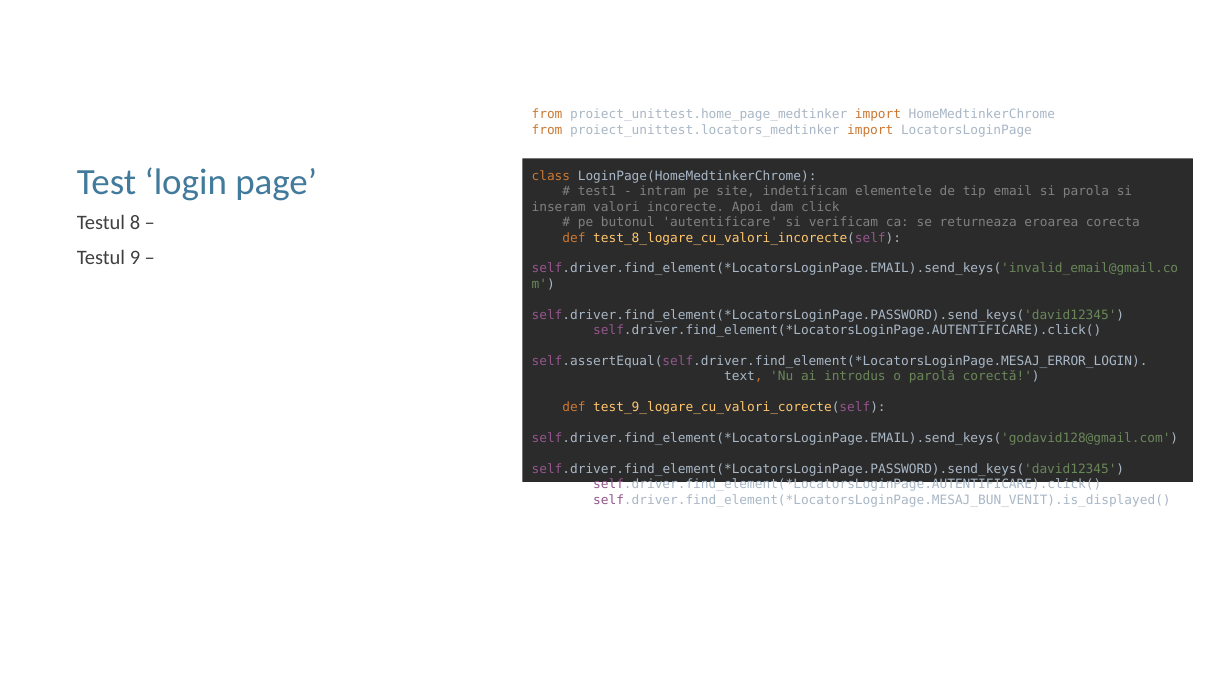
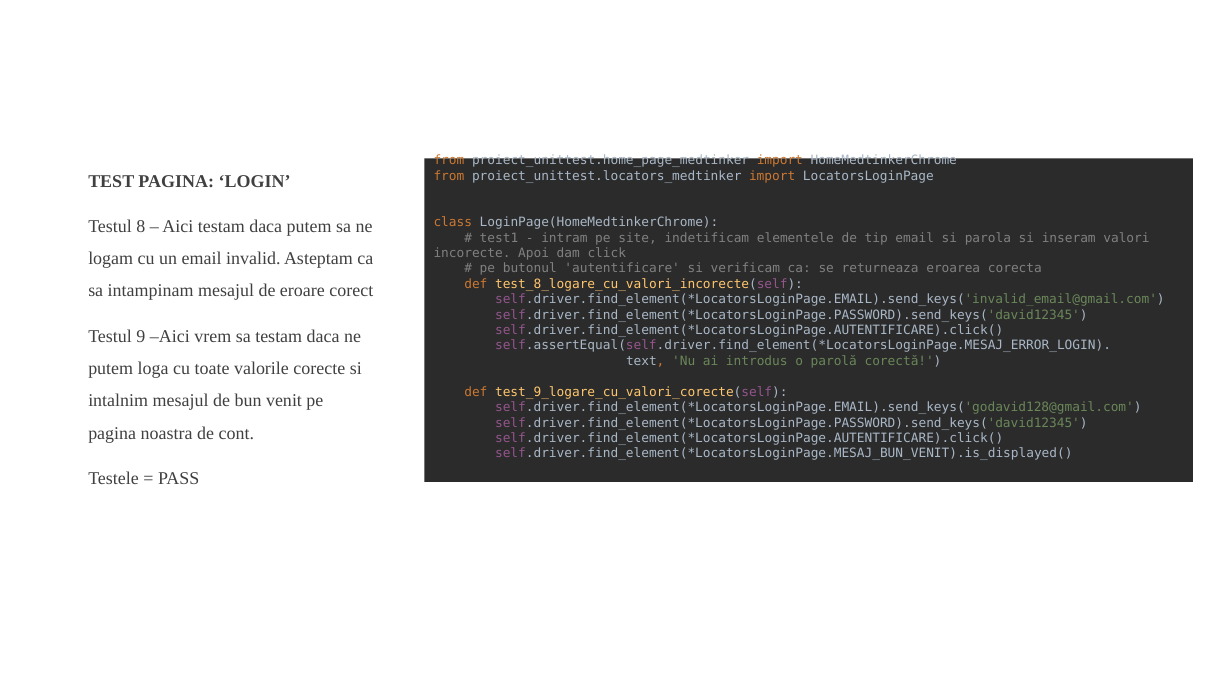
Before and after one commit to godavid128/Test_Website_medtinker, a slide deck: slide 11 of PROIECT FINAL - GORODETCHI DAVID.pptx. Drawn at 1232x693 pixels with LibreOffice and Linux fonts; fonts in the diff are those of the drawing; background and template pictures are left out. Boxes give left, top, right and bottom in pixels: in the first picture for what was removed or moved away, otherwise in the second. Text is boxed around its words. In the diff, an @@ line names an element or a change of style, - is before the commit and + after.

```diff
--- a/PROIECT FINAL - GORODETCHI DAVID.pptx
+++ b/PROIECT FINAL - GORODETCHI DAVID.pptx
@@ title removed at <box>77,167,317,201</box> @@
-Test ‘login page’
@@ text at <box>88,175,373,484</box>: text changed; size 16 to 14 pt; font Calibri to Times New Roman @@
-Testul 8 –
-Testul 9 –
+TEST PAGINA: ‘LOGIN’
+Testul 8 – Aici testam daca putem sa ne logam cu un email invalid. Asteptam ca sa intampinam mesajul de eroare corect
+Testul 9 –Aici vrem sa testam daca ne putem loga cu toate valorile corecte si intalnim mesajul de bun venit pe pagina noastra de cont.
+Testele = PASS
@@ text "from proiect_unittest.home_page_medtinker import HomeMedtink ...": place and size @@
-text "from proiect_unittest.home_page_medtinker import HomeMedtink ..." at <box>522,153,1193,486</box>
+text "from proiect_unittest.home_page_medtinker import HomeMedtink ..." at <box>424,153,1193,486</box>
```
Also in this commit, not shown: 11 other slides changed.
